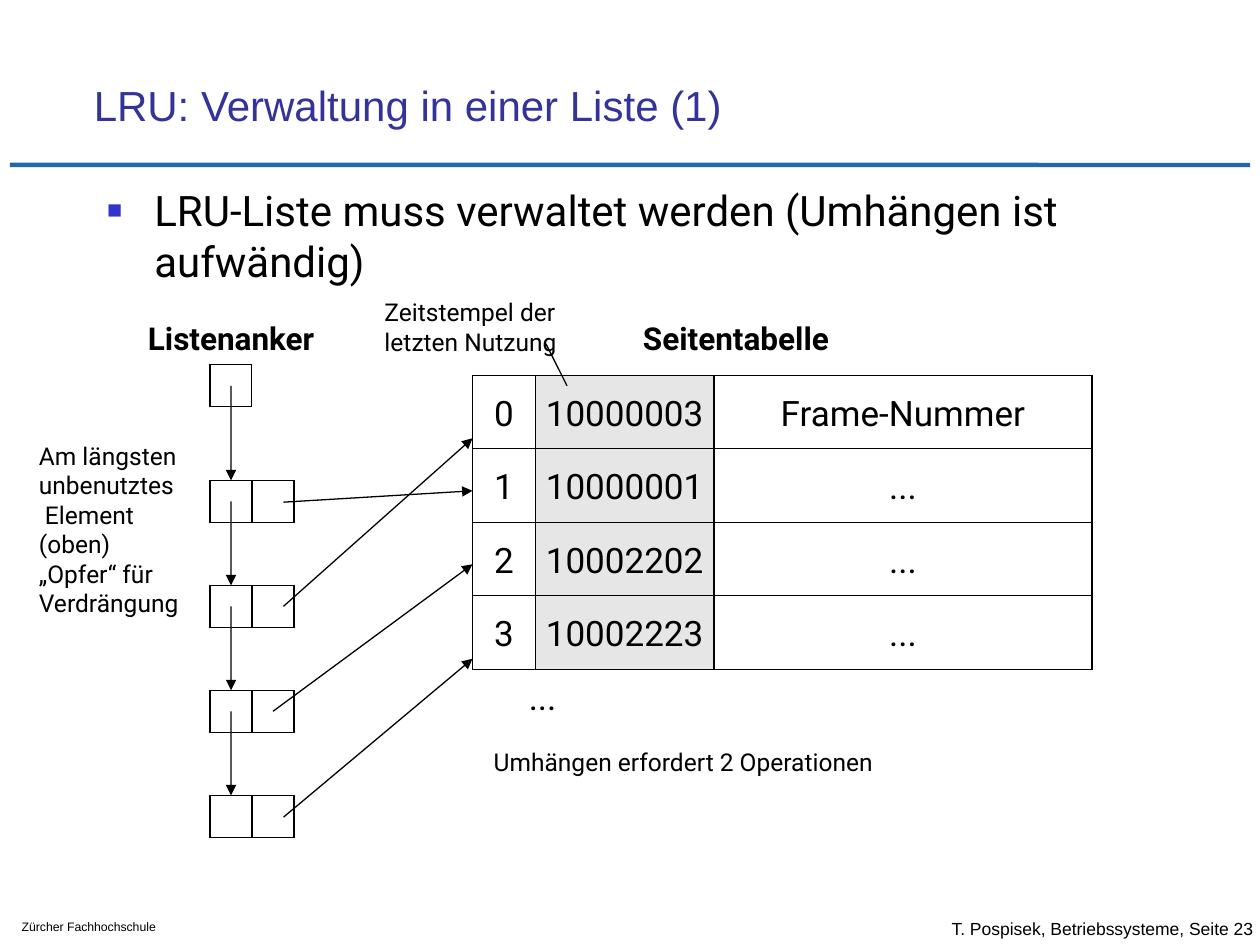
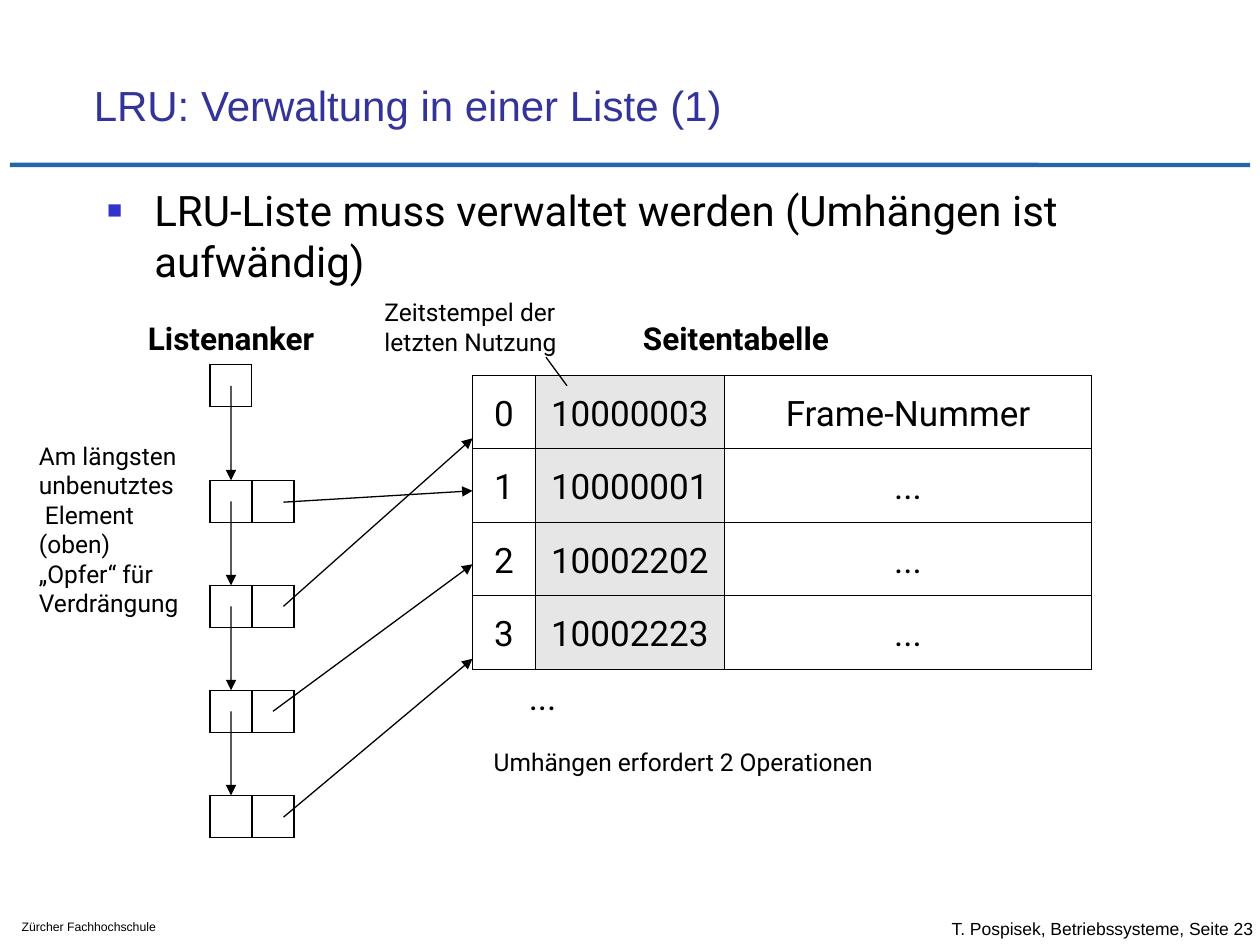
Before and after one commit to tpo/betriebssysteme, a slide deck: slide 23 of 11_Speicherverwaltung_Strategien.odp. Drawn at 1260x945 pixels with LibreOffice and Linux fonts; fonts in the diff are those of the drawing; background and template pictures are left out. Boxes give left, top, right and bottom in pixels: in the first picture for what was removed or moved away, otherwise in the second. Text is boxed around its words. In the diff, an @@ line names an element or a change of style, - is before the commit and + after.

Commit message:
Layout

```diff
--- a/11_Speicherverwaltung_Strategien.odp
+++ b/11_Speicherverwaltung_Strategien.odp
@@ line moved from (546, 344) - (567, 386) to (546, 357) - (567, 386) @@
@@ rectangle "10000003": place and size @@
-rectangle "10000003" at box(536, 375, 714, 449)
+rectangle "10000003" at box(536, 375, 724, 449)
@@ rectangle "Frame-Nummer": place and size @@
-rectangle "Frame-Nummer" at box(714, 375, 1092, 449)
+rectangle "Frame-Nummer" at box(724, 375, 1092, 449)
@@ rectangle "10000001": place and size @@
-rectangle "10000001" at box(536, 449, 714, 522)
+rectangle "10000001" at box(536, 449, 724, 522)
@@ rectangle "...": place and size @@
-rectangle "..." at box(714, 449, 1092, 522)
+rectangle "..." at box(724, 449, 1092, 522)
@@ rectangle "10002202": place and size @@
-rectangle "10002202" at box(536, 523, 714, 596)
+rectangle "10002202" at box(536, 523, 724, 596)
@@ rectangle "...": place and size @@
-rectangle "..." at box(714, 523, 1092, 596)
+rectangle "..." at box(724, 523, 1092, 596)
@@ rectangle "10002223": place and size @@
-rectangle "10002223" at box(536, 596, 714, 669)
+rectangle "10002223" at box(536, 596, 724, 669)
@@ rectangle "...": place and size @@
-rectangle "..." at box(714, 596, 1092, 669)
+rectangle "..." at box(724, 596, 1092, 669)
```
